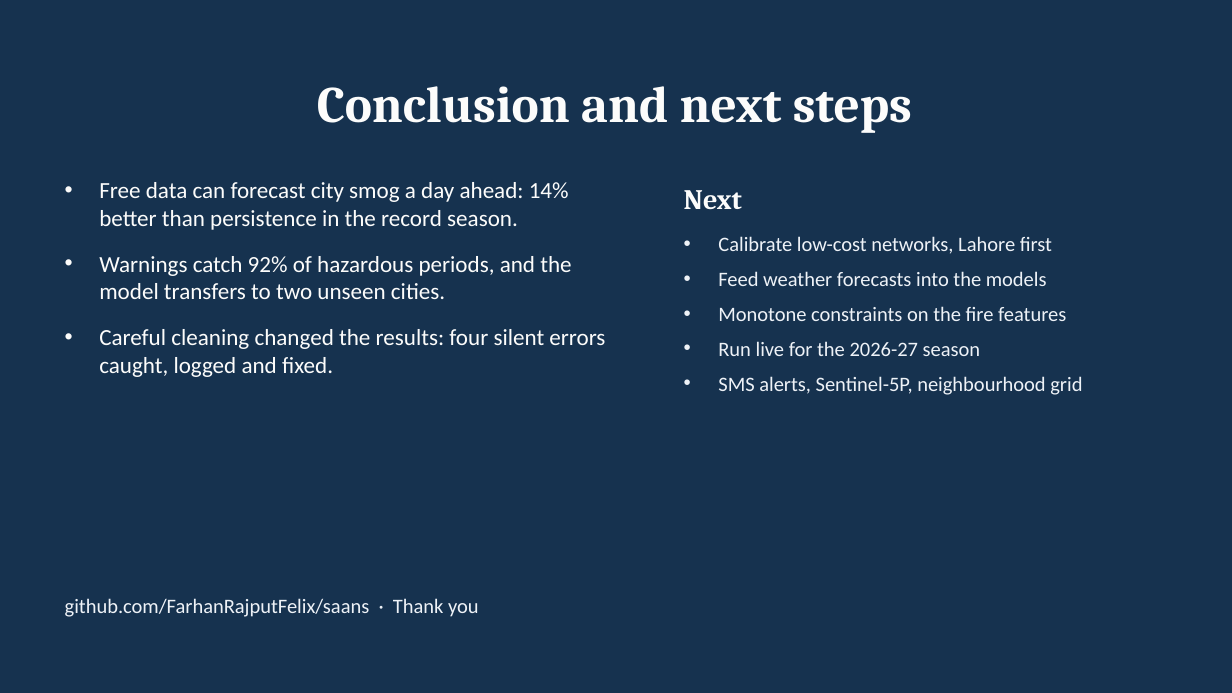
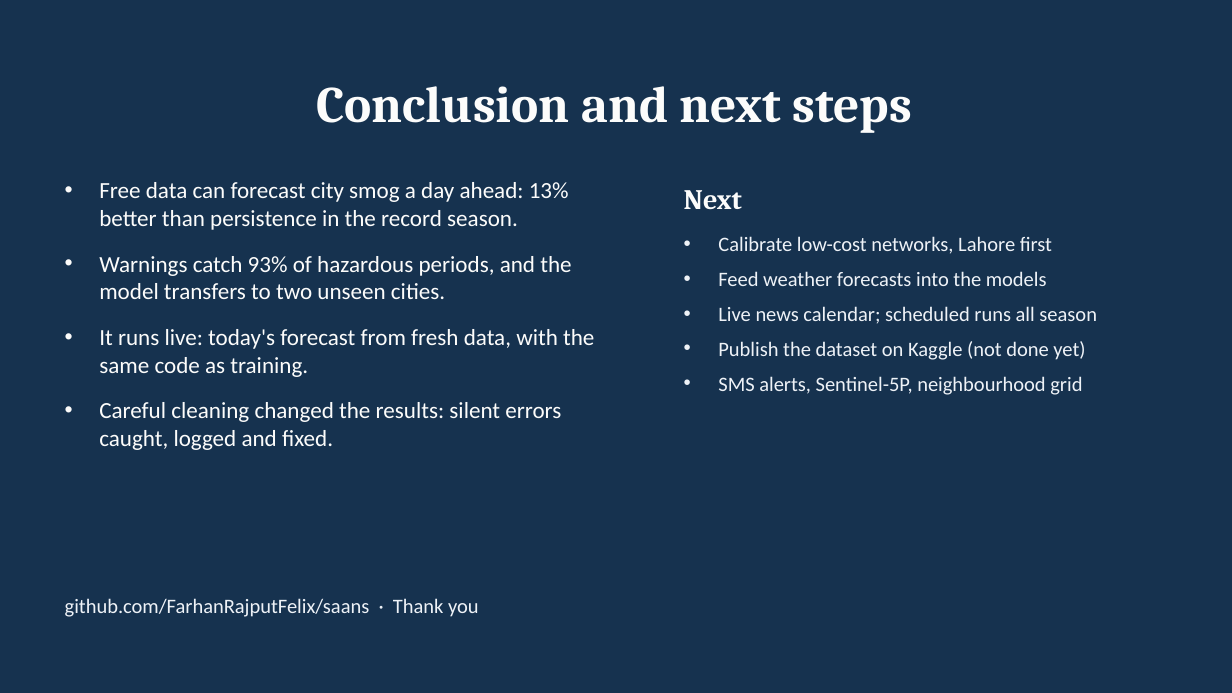
Before and after one commit to FarhanRajputFelix/saans, a slide deck: slide 17 of reports/SAANS_Presentation.pptx (slide 14 before the commit). Drawn at 1232x693 pixels with LibreOffice and Linux fonts; fonts in the diff are those of the drawing. Boxes give left, top, right and bottom in pixels: in the first picture for what was removed or moved away, otherwise in the second. Text is boxed around its words. In the diff, an @@ line names an element or a change of style, - is before the commit and + after.

```diff
--- a/reports/SAANS_Presentation.pptx
+++ b/reports/SAANS_Presentation.pptx
@@ text at [99,182,594,450]: text changed @@
-• Free data can forecast city smog a day ahead: 14% better than persistence in the record season.
-• Warnings catch 92% of hazardous periods, and the model transfers to two unseen cities.
-• Careful cleaning changed the results: four silent errors caught, logged and fixed.
+• Free data can forecast city smog a day ahead: 13% better than persistence in the record season.
+• Warnings catch 93% of hazardous periods, and the model transfers to two unseen cities.
+• It runs live: today's forecast from fresh data, with the same code as training.
+• Careful cleaning changed the results: silent errors caught, logged and fixed.
@@ text at [718,306,1097,360]: text changed @@
-• Monotone constraints on the fire features
-• Run live for the 2026-27 season
+• Live news calendar; scheduled runs all season
+• Publish the dataset on Kaggle (not done yet)
```
Also in this commit, not shown: 10 other slides changed, 4 slides added, 1 slide removed, 4 other files.
